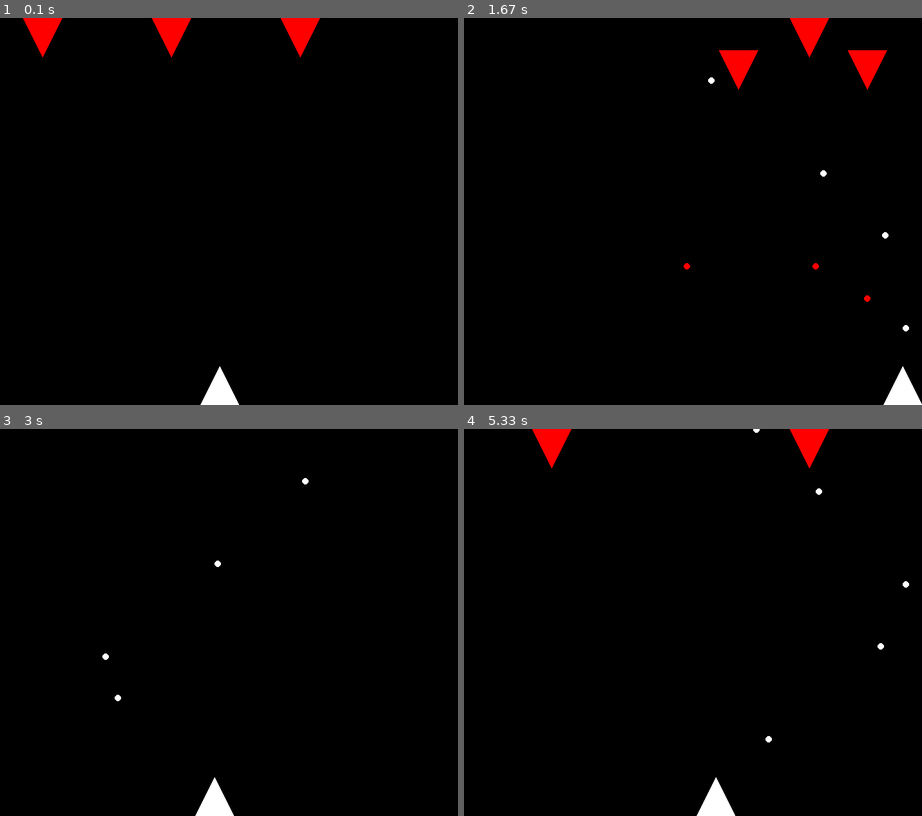
Above: before the commit, frames 1-4 (two rows, left to right).
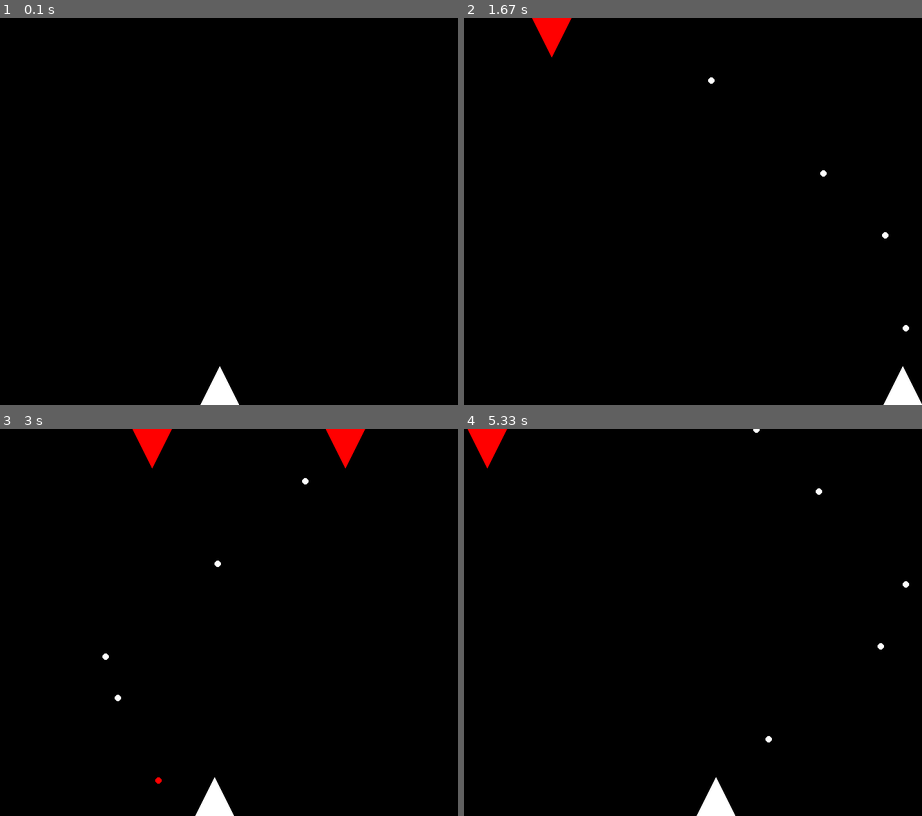
Above: after the commit, the same moments.

Repository: alderaan/Pygame-Space-Invaders
Game: pygame game, started from main.py
Two runs of this game, one before a commit and one after it. Both use one fixed random seed, a clock stepped at 60 frames per second and the inputs below.
Inputs:
- Up to frame 1 (0.1 s): no input
- Up to frame 2 (1.67 s): tap Space at 0.33, 0.73, 1.03, 1.23, 1.53 s; hold Right 0.67-1.13 s; hold Right 1.17-1.63 s
- Up to frame 3 (3 s): hold Left 1.67-2.2 s; tap Space at 1.73, 2.03, 2.3, 2.6, 2.73 s; hold Left 2.23-2.63 s; hold Right from 2.67 s (still down)
- Up to frame 4 (5.33 s): tap Space at 3.03, 3.4, 3.7, 3.9, 4.2, 4.4, 4.7, 4.9, 5.2 s; release Right at 3.3 s; hold Left 3.33-3.8 s; hold Right 3.83-4.3 s; hold Right 4.33-4.8 s; hold Left from 4.83 s (still down)

The runs differ from the first frame. In frame 1, 1.3% of the frame differs, in the area x 5-70%, y 0-11%; in frame 2, 1.8%, in the area x 14-93%, y 0-74%; in frame 3, 0.9%; in frame 4, 1.3%.

Commit message:
now enemies spawn one at a time

Diff:
--- a/config.py
+++ b/config.py
@@ -14,7 +14,7 @@
 ENEMY_HEIGHT = 60
 ENEMY_BULLET_COLOR = (255, 0, 0)
 ENEMY_RELOAD_TIME = 1
-ENEMY_SPAWN_INTERVAL = 5
+ENEMY_SPAWN_INTERVAL = 1
 
 BULLET_WIDTH = 10
 BULLET_HEIGHT = 10
--- a/game.py
+++ b/game.py
@@ -17,11 +17,7 @@
     screen = pygame.display.set_mode((SCREEN_WIDTH, SCREEN_HEIGHT))
 
     player = Player(SCREEN_WIDTH / 2, SCREEN_HEIGHT)
-    enemies = [
-        Enemy(100, 0),
-        Enemy(300, 0),
-        Enemy(500, 0),
-    ]
+    enemies = []
 
     spawn_timer = 0
     spawn_interval = ENEMY_SPAWN_INTERVAL
@@ -71,9 +67,7 @@
         if spawn_timer >= spawn_interval:
             enemies.extend(
                 [
-                    Enemy(100, 0),
-                    Enemy(300, 0),
-                    Enemy(500, 0),
+                    Enemy(0, 0),
                 ]
             )
             spawn_timer = 0  # Reset the spawn timer
